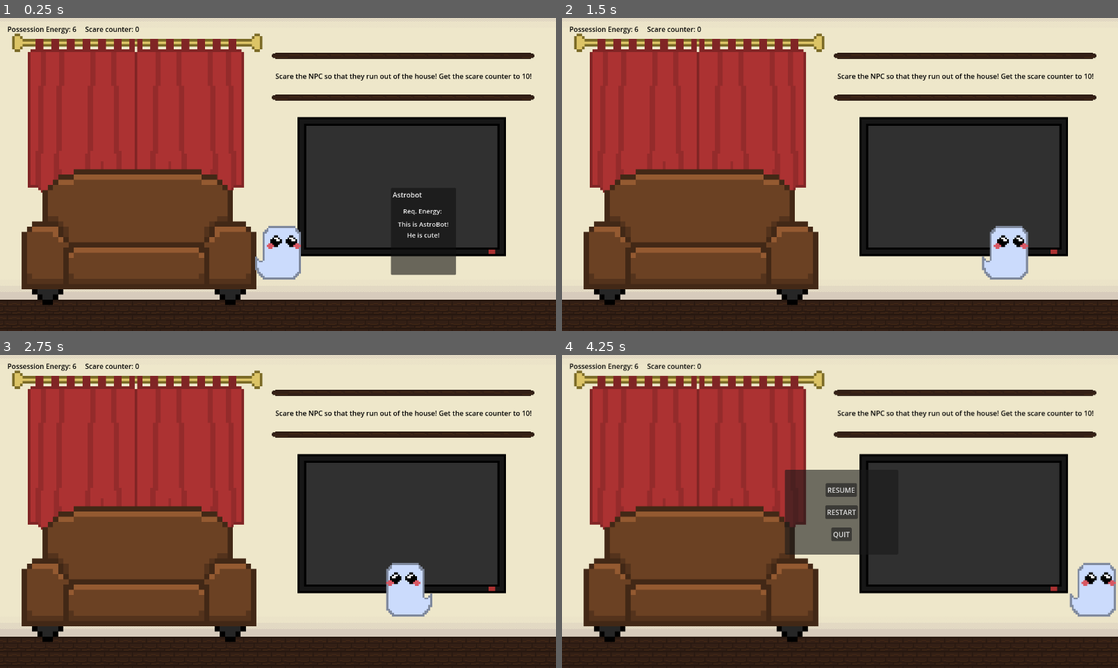
Above: before the commit, frames 1-4 (two rows, left to right).
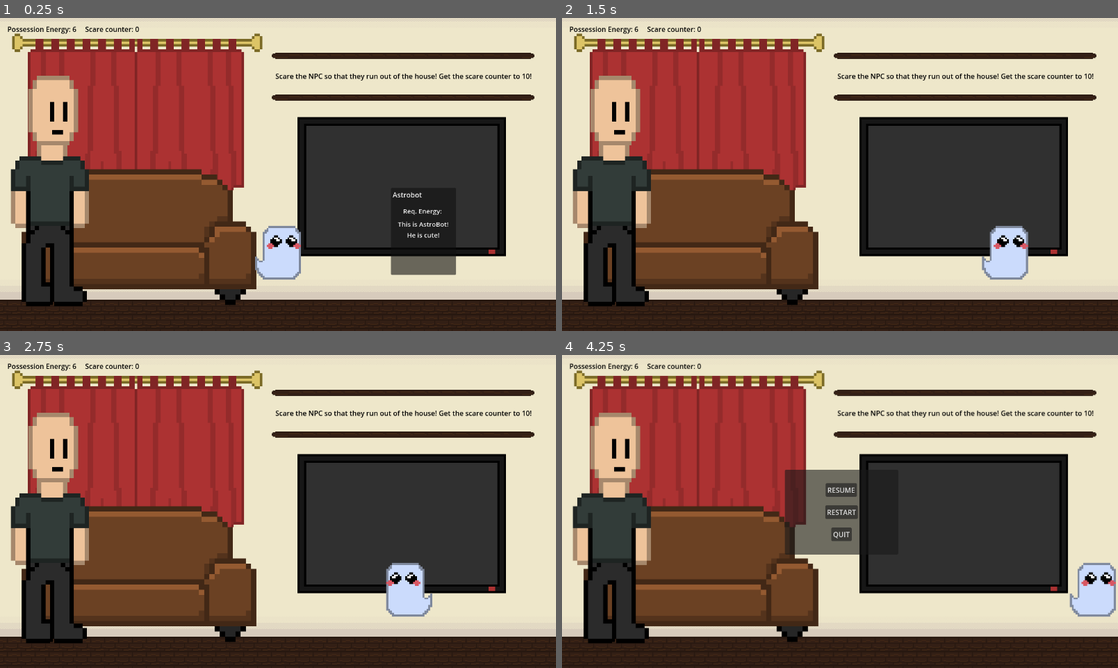
Above: after the commit, the same moments.

Repository: SilentPrincess108/jumpstart_game
Game: Godot game, scene res://scenes/Levels/level_2.tscn
Two runs of this game, one before a commit and one after it. Both use one fixed random seed, a clock stepped at 60 frames per second and the inputs below. This scene is started directly instead of the project's main scene.
Inputs (mouse positions are in pixels of both pictures, inside the frame that each line leads up to):
- Up to frame 1 (0.25 s): no input
- Up to frame 2 (1.5 s): tap Enter (key_unlock) at 0.5 s; move the mouse to (695, 121) at 0.52 s; hold W (up) 0.53-1.28 s; hold D (right) from 0.53 s (still down); move the mouse to (962, 187) at 1.27 s; tap Q (De-possess) at 1.35 s
- Up to frame 3 (2.75 s): tap W (up) at 1.52, 1.55, 1.82 s; move the mouse to (333, 442) at 2.02 s; release D (right) at 2.03 s; hold A (left) from 2.03 s (still down); hold W (up) from 2.03 s (still down); tap E (Possess) at 2.1 s
- Up to frame 4 (4.25 s): move the mouse to (812, 574) at 2.77 s; release A (left) at 2.78 s; release W (up) at 2.78 s; hold D (right) from 2.78 s (still down); tap Enter (key_unlock) at 2.85 s; tap W (up) at 3.02, 3.05, 3.32 s; move the mouse to (1006, 558) at 3.52 s; hold W (up) from 3.53 s (still down); tap Escape (esc) at 4.15 s

The runs differ from the first frame. In frame 1, 7.1% of the frame differs, in the area x 1-16%, y 18-92%; in frame 2, 7.1%; in frame 3, 7.1%; in frame 4, 7.2%.
Error in both runs: Invalid assignment of property or key 'possessed' with value of type 'bool' on a base object of type 'Nil'. (res://scripts/pop_ups.gd:35)

Commit message:
Created proper main menu

Diff:
--- a/scenes/Levels/level_2.tscn
+++ b/scenes/Levels/level_2.tscn
@@ -8,6 +8,7 @@
 [ext_resource type="PackedScene" uid="uid://b64vxu788q2qb" path="res://scenes/invisible_walls.tscn" id="6_yye74"]
 [ext_resource type="PackedScene" uid="uid://d2800yhwvfnmg" path="res://scenes/values.tscn" id="7_v740s"]
 [ext_resource type="PackedScene" uid="uid://b6ga7f8fdtngm" path="res://scenes/pause_menu.tscn" id="8_048ga"]
+[ext_resource type="PackedScene" uid="uid://b5j41vcm5kwdr" path="res://scenes/bob.tscn" id="9_2fma4"]
 
 [sub_resource type="TileSetAtlasSource" id="TileSetAtlasSource_603ed"]
 texture = ExtResource("1_b27d1")
@@ -121,3 +122,10 @@
 offset_bottom = 1.0
 size_flags_horizontal = 4
 size_flags_vertical = 4
+
+[node name="Bob" parent="." instance=ExtResource("9_2fma4")]
+z_index = 1
+position = Vector2(-525, 23)
+scale = Vector2(5, 5)
+collision_layer = 4
+collision_mask = 0
--- a/scenes/curtains.tscn
+++ b/scenes/curtains.tscn
@@ -68,7 +68,8 @@
 script = ExtResource("1_xy60e")
 item_name = "Curtains"
 item_desc = "Light curtains that block light quite well. A to Open. D to Close."
-scare_val = 2
+energy = 2
+scare_val = 4
 
 [node name="AnimatedSprite2D" type="AnimatedSprite2D" parent="."]
 sprite_frames = SubResource("SpriteFrames_l0k2d")
--- a/scenes/main_menu.tscn
+++ b/scenes/main_menu.tscn
@@ -1,9 +1,20 @@
-[gd_scene load_steps=2 format=3 uid="uid://dy820kmdikg8q"]
+[gd_scene load_steps=9 format=3 uid="uid://dy820kmdikg8q"]
 
 [ext_resource type="Script" uid="uid://tud7sqalh5ar" path="res://scripts/main_menu.gd" id="1_l6cm7"]
+[ext_resource type="Texture2D" uid="uid://dxe560uwi1j2a" path="res://assets/sprites/quit_button1.png" id="2_8ln24"]
+[ext_resource type="Texture2D" uid="uid://be14l4gc0ien8" path="res://assets/sprites/menu_bg.png" id="2_tbmy8"]
+[ext_resource type="Texture2D" uid="uid://0tb5tv110o1o" path="res://assets/sprites/quit_button2.png" id="3_rtw2f"]
+[ext_resource type="Texture2D" uid="uid://bweaj3qwofxy3" path="res://assets/sprites/start_button1.png" id="4_oa1go"]
+[ext_resource type="Texture2D" uid="uid://bdx5fl7ycq8ge" path="res://assets/sprites/start_button2.png" id="5_tbmy8"]
+[ext_resource type="Texture2D" uid="uid://bsuq6dpd1qqij" path="res://assets/sprites/title.png" id="6_oa1go"]
+[ext_resource type="Texture2D" uid="uid://b1jpju40j2yn6" path="res://assets/sprites/ghost.png" id="7_tbmy8"]
 
 [node name="MainMenu" type="Node2D"]
 script = ExtResource("1_l6cm7")
+
+[node name="BG" type="Sprite2D" parent="."]
+position = Vector2(642, 357)
+texture = ExtResource("2_tbmy8")
 
 [node name="ButtonManager" type="Control" parent="."]
 layout_mode = 3
@@ -11,23 +22,35 @@
 offset_right = 40.0
 offset_bottom = 40.0
 
-[node name="Start" type="Button" parent="ButtonManager"]
+[node name="Start" type="TextureButton" parent="ButtonManager"]
 custom_minimum_size = Vector2(100, 100)
 layout_mode = 0
-offset_left = 457.0
-offset_top = 110.0
-offset_right = 832.0
-offset_bottom = 323.0
-text = "Start"
+offset_left = 433.0
+offset_top = 457.0
+offset_right = 583.0
+offset_bottom = 557.0
+texture_normal = ExtResource("4_oa1go")
+texture_hover = ExtResource("5_tbmy8")
 
-[node name="Quit" type="Button" parent="ButtonManager"]
+[node name="Quit" type="TextureButton" parent="ButtonManager"]
 custom_minimum_size = Vector2(100, 100)
 layout_mode = 0
-offset_left = 456.0
-offset_top = 368.0
-offset_right = 827.0
-offset_bottom = 580.0
-text = "Quit"
+offset_left = 698.0
+offset_top = 457.0
+offset_right = 848.0
+offset_bottom = 557.0
+texture_normal = ExtResource("2_8ln24")
+texture_hover = ExtResource("3_rtw2f")
+
+[node name="Title" type="Sprite2D" parent="."]
+position = Vector2(747, 218)
+scale = Vector2(5, 5)
+texture = ExtResource("6_oa1go")
+
+[node name="Char" type="Sprite2D" parent="."]
+position = Vector2(297, 207)
+scale = Vector2(10, 10)
+texture = ExtResource("7_tbmy8")
 
 [connection signal="pressed" from="ButtonManager/Start" to="." method="_on_start_pressed"]
 [connection signal="pressed" from="ButtonManager/Quit" to="." method="_on_quit_pressed"]
--- a/scenes/pop_ups.tscn
+++ b/scenes/pop_ups.tscn
@@ -23,7 +23,7 @@
 offset_left = 4.0
 offset_top = 4.0
 offset_right = 146.0
-offset_bottom = 196.0
+offset_bottom = 236.0
 
 [node name="Name" type="Label" parent="UI/ItemPopUp/VBoxContainer"]
 unique_name_in_owner = true
--- a/scenes/tv.tscn
+++ b/scenes/tv.tscn
@@ -14,7 +14,7 @@
 item_name = "TV"
 item_desc = "A 60 in flat screen TV. W to turn on. S to turn off."
 energy = 2
-scare_val = 2
+scare_val = 3
 
 [node name="Sprite2D" type="Sprite2D" parent="."]
 texture = ExtResource("1_nqyhj")
--- a/scripts/GameManager.gd
+++ b/scripts/GameManager.gd
@@ -15,5 +15,9 @@
 	var next_level_path = FILE_BEGIN + str(next_level_number) + ".tscn"
 	get_tree().change_scene_to_file(next_level_path)
 
+	ghost_power = init_power + 1
+	scare_counter = 0
+
+func reload():
 	ghost_power = init_power
 	scare_counter = 0
--- a/scripts/bob.gd
+++ b/scripts/bob.gd
@@ -1,4 +1,18 @@
 extends CharacterBody2D
 
+@onready var sprite: Sprite2D = $Sprite2D
+
+var neutral_bob = load("res://assets/sprites/person_neutral.png")
+var upset_bob = load("res://assets/sprites/person_upset.png")
+var scared_bob = load("res://assets/sprites/person_scared.png")
+
+func _ready() -> void:
+	sprite.texture = neutral_bob
+
 func _process(delta: float) -> void:
-	pass
+	if GameManager.scare_counter == 2:
+		sprite.texture = neutral_bob
+	elif GameManager.scare_counter >= 3:
+		sprite.texture = upset_bob
+	elif GameManager.scare_counter >= 10:
+		sprite.texture = scared_bob
--- a/scripts/pause_menu.gd
+++ b/scripts/pause_menu.gd
@@ -31,6 +31,7 @@
 func _on_restart_pressed() -> void:
 	resume()
 	get_tree().reload_current_scene()
+	GameManager.reload()
 
 
 func _on_quit_pressed() -> void:
Binary file added: assets/sprites/menu_bg.png
Not shown, added: assets/sprites/menu_bg.png.import
Binary file added: assets/sprites/person_scared.png
Not shown, added: assets/sprites/person_scared.png.import
Binary file added: assets/sprites/quit_button1.png
Not shown, added: assets/sprites/quit_button1.png.import
Binary file added: assets/sprites/quit_button2.png
Not shown, added: assets/sprites/quit_button2.png.import
Binary file added: assets/sprites/start_button1.png
Not shown, added: assets/sprites/start_button1.png.import
Binary file added: assets/sprites/start_button2.png
Not shown, added: assets/sprites/start_button2.png.import
(and 3 more such lines)
